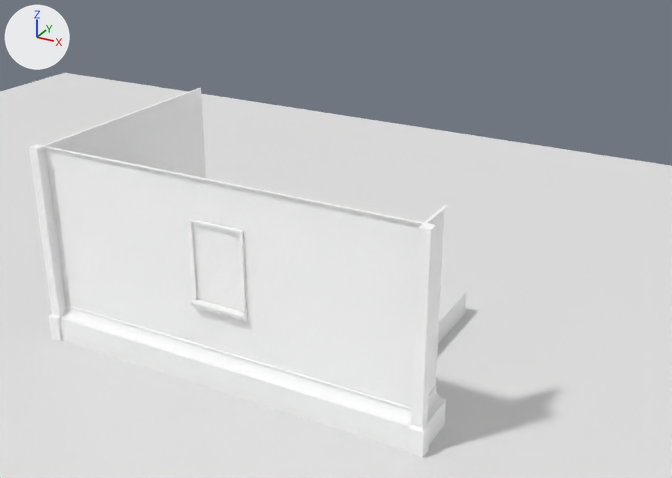
What one commit did to the Blender file ABaseGame/assets/Models/buildings/Stadt 1/MauerStücke/MauerStücke.blend.
Both versions are drawn from a 50 mm lens placed at (11.81, -11.61, 9.33), pointed at (2.16, 5.94, 0.55). The axes (+X, +Y, +Z) are drawn at upper left. The lights are the same throughout.

In view in the first picture: 'Cube', 'Plane', 'SketchUp', 'SketchUp.001', 'SketchUp.002', 'SketchUp.003', 'SketchUp.004'.
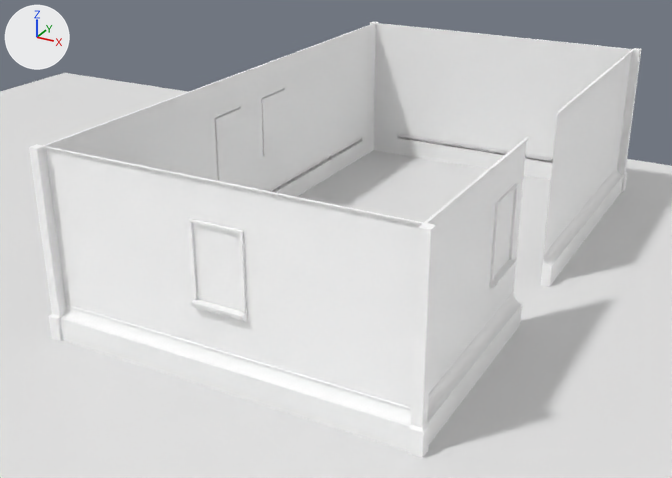
Where the newer file only moved an object's origin or applied its transform, the numbers keep the older frame.

Diff of the bpy script that builds the scene:
```diff
--- a/ABaseGame/assets/Models/buildings/Stadt 1/MauerStücke/MauerStücke.blend.py
+++ b/ABaseGame/assets/Models/buildings/Stadt 1/MauerStücke/MauerStücke.blend.py
@@ ob_sketchup_002 @@
 _m = ob_sketchup_002.modifiers.new('Array', 'ARRAY')
 _m.relative_offset_displace = (-1.0, 0.0, 0.0)
+_m = ob_sketchup_002.modifiers.new('Array.001', 'ARRAY')
+_m.constant_offset_displace = (0.0, 0.0, 0.0)
+_m.relative_offset_displace = (-2.0, 0.0, 0.0)
@@ ob_sketchup_005 @@
+ob_sketchup_005 = bpy.data.objects.new('SketchUp.005', me_id22_001)  # 261 vertices, 201 faces; spans x -39.0..39.0, y -6.0..2.0, z -68.0..89.0; in mat_material (white #ffffff); modifiers ARRAY
+ob_sketchup_005.location = (-0.84, 6.0, 1.73)
+ob_sketchup_005.rotation_euler = (0.0, 0.0, -1.571)  # degrees (0, 0, -90)
+ob_sketchup_005.scale = (0.0254, 0.0254, 0.0254)
@@ ob_sketchup_006 @@
+ob_sketchup_006 = bpy.data.objects.new('SketchUp.006', me_id10_002)  # 386 vertices, 305 faces; spans x -16.0..26.0, y -15.0..26.0, z -55.0..102.0; in mat_material (white #ffffff)
+ob_sketchup_006.location = (-0.67, 13.65, 1.41)
+ob_sketchup_006.rotation_euler = (0.0, 0.0, -1.571)  # degrees (0, 0, -90)
+ob_sketchup_006.scale = (0.0254, 0.0254, 0.0254)
@@ ob_sketchup_007 @@
+ob_sketchup_007 = bpy.data.objects.new('SketchUp.007', me_id2.copy())  # the mesh of ob_sketchup; modifiers ARRAY
+ob_sketchup_007.location = (2.0, 13.8, 0.0)
+ob_sketchup_007.rotation_euler = (0.0, 0.0, -3.142)  # degrees (0, 0, -180)
+ob_sketchup_007.scale = (0.0254, 0.0254, 0.0254)
@@ ob_sketchup_008 @@
+ob_sketchup_008 = bpy.data.objects.new('SketchUp.008', me_id10_002.copy())
+ob_sketchup_008.location = (6.65, 13.66, 1.41)
+ob_sketchup_008.rotation_euler = (0.0, 0.0, -3.142)  # degrees (0, 0, -180)
+ob_sketchup_008.scale = (0.0254, 0.0254, 0.0254)
@@ ob_sketchup_009 @@
+ob_sketchup_009 = bpy.data.objects.new('SketchUp.009', me_id2_003)  # 155 vertices, 121 faces; spans x -40.0..39.0, y -6.0..2.0, z -55.0..102.0; in mat_material (white #ffffff); modifiers ARRAY
+ob_sketchup_009.location = (6.84, 12.01, 1.41)
+ob_sketchup_009.rotation_euler = (0.0, 0.0, 1.571)  # degrees (0, 0, 90)
+ob_sketchup_009.scale = (0.0254, 0.0254, 0.0254)
@@ ob_sketchup_010 @@
+ob_sketchup_010 = bpy.data.objects.new('SketchUp.010', me_id22_001.copy())
+ob_sketchup_010.location = (6.84, 4.0, 1.73)
+ob_sketchup_010.rotation_euler = (0.0, 0.0, 1.571)  # degrees (0, 0, 90)
+ob_sketchup_010.scale = (0.0254, 0.0254, 0.0254)
@@ ob_sketchup_011 @@
+ob_sketchup_011 = bpy.data.objects.new('SketchUp.011', me_id2.copy())  # the mesh of ob_sketchup
+ob_sketchup_011.location = (6.8, 1.0, 0.0)
+ob_sketchup_011.rotation_euler = (0.0, 0.0, 1.571)  # degrees (0, 0, 90)
+ob_sketchup_011.scale = (0.0254, 0.0254, 0.0254)
```

Boxes [x1, y1, x2, y2] around the edits, measured in the pictures (672 x 478 px):
'SketchUp.007', added: after [396, 25, 602, 180]
'SketchUp.002', modifiers changed: before [75, 88, 206, 178]; after [75, 28, 364, 197]
'SketchUp.005', added: after [200, 54, 296, 197]
'SketchUp.009', added: after [541, 55, 627, 287]
'SketchUp.011', added: after [436, 168, 493, 423]
'SketchUp.010', added: after [478, 137, 529, 369]
'SketchUp.006', added: after [359, 22, 400, 157]
'SketchUp.008', added: after [599, 46, 642, 200]
